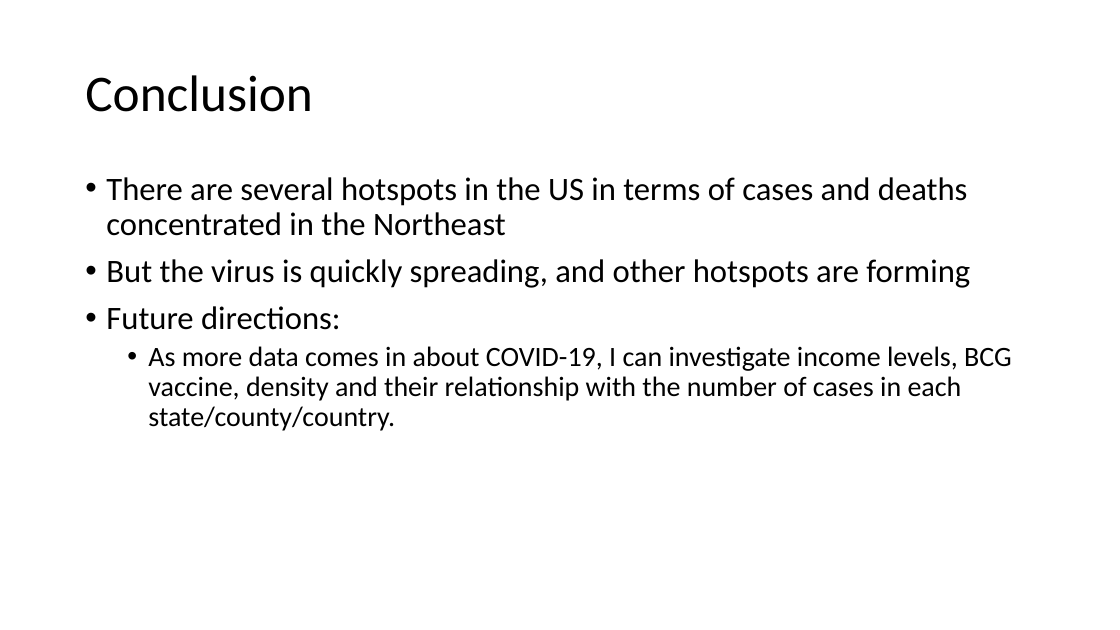
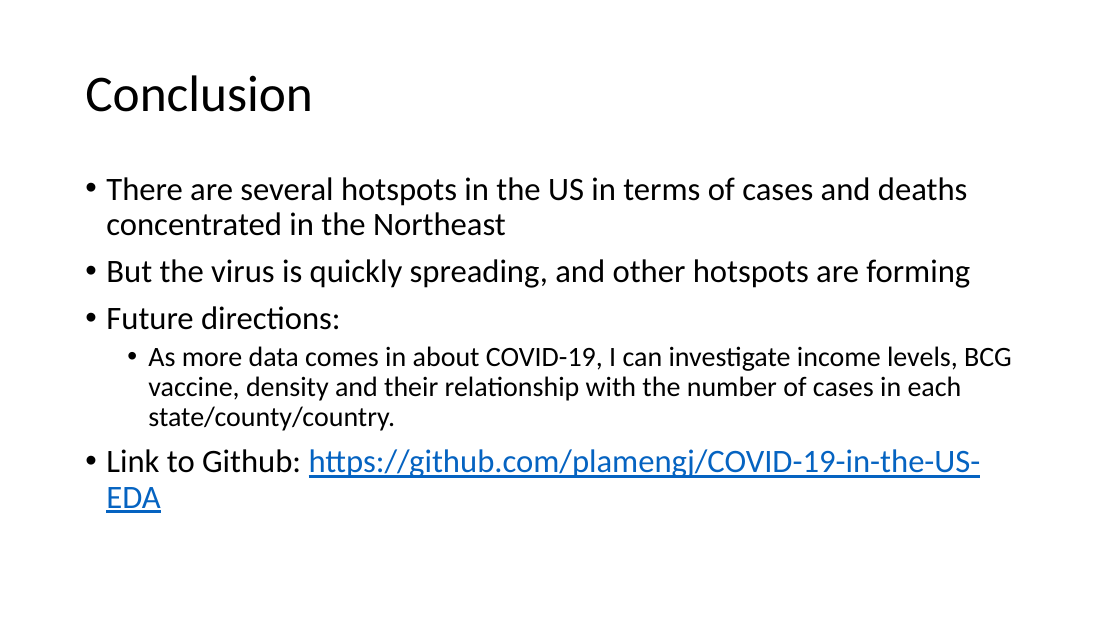
Before and after one commit to plamengj/COVID-19-in-the-US-EDA, a slide deck: slide 7 of presentation/COVID-19 USA EDA.pptx. Drawn at 1120x630 pixels with LibreOffice and Linux fonts; fonts in the diff are those of the drawing. Boxes give left, top, right and bottom in pixels: in the first picture for what was removed or moved away, otherwise in the second. Text is boxed around its words. In the diff, an @@ line names an element or a change of style, - is before the commit and + after.

```diff
--- a/presentation/COVID-19 USA EDA.pptx
+++ b/presentation/COVID-19 USA EDA.pptx
@@ text at box(106, 449, 981, 513): paragraph added @@
+• Link to Github: https://github.com/plamengj/COVID-19-in-the-US-EDA
```
Also in this commit, not shown: 3 other files.
